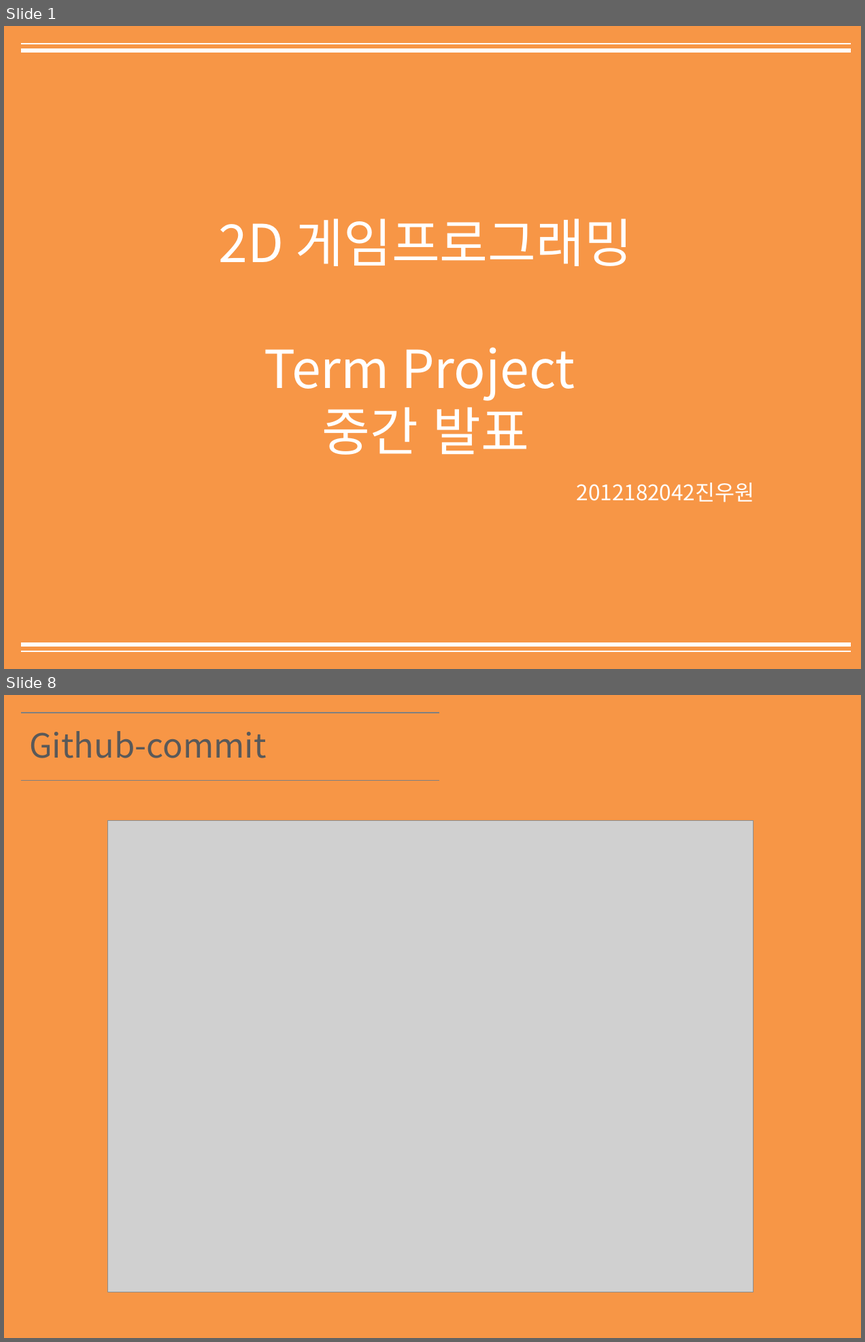
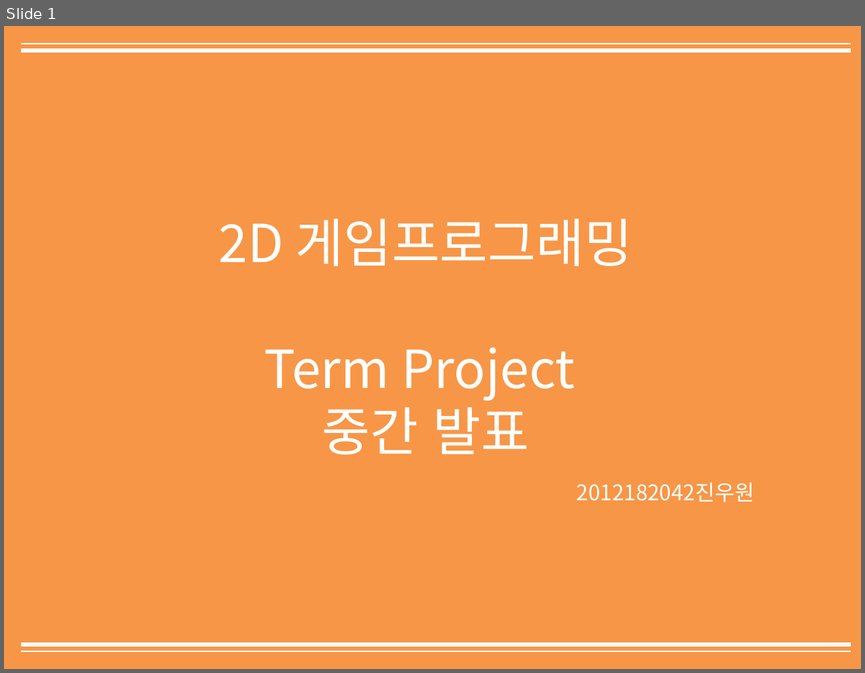
Before and after one commit to True-right-circle/2D-Gameprograming-homework, a slide deck: 2D게임프로그래밍 Term_Project 중간 2012182042 진우원.pptx. Shown one above the other, each under a label of ours: slides 1 and 8 before the commit, slide 1 after it; the slides between them are not shown. The pictures are 865x1342 and 865x673 pixels, drawn with LibreOffice and Linux fonts; fonts in the diff are those of the drawing; grey boxes stand for pictures. Boxes give left, top, right and bottom in pixels: in the first picture for what was removed or moved away, otherwise in the second. Text is boxed around its words. In the diff, an @@ line names an element or a change of style, - is before the commit and + after.

```diff
--- a/2D게임프로그래밍 Term_Project 중간 2012182042 진우원.pptx
+++ b/2D게임프로그래밍 Term_Project 중간 2012182042 진우원.pptx
@@ slide 8 removed at [4, 695, 861, 1338], background #FFFFFF @@
@@ rectangle removed at [4, 695, 861, 1338] @@
@@ line removed from (21, 713) to (439, 713) @@
@@ text removed at [29, 731, 266, 758] @@
-Github-commit
@@ line removed from (21, 780) to (439, 780) @@
@@ picture removed at [107, 821, 753, 1292] @@
```
Also in this commit, not shown: 3 slides changed, 5 other slides removed.
